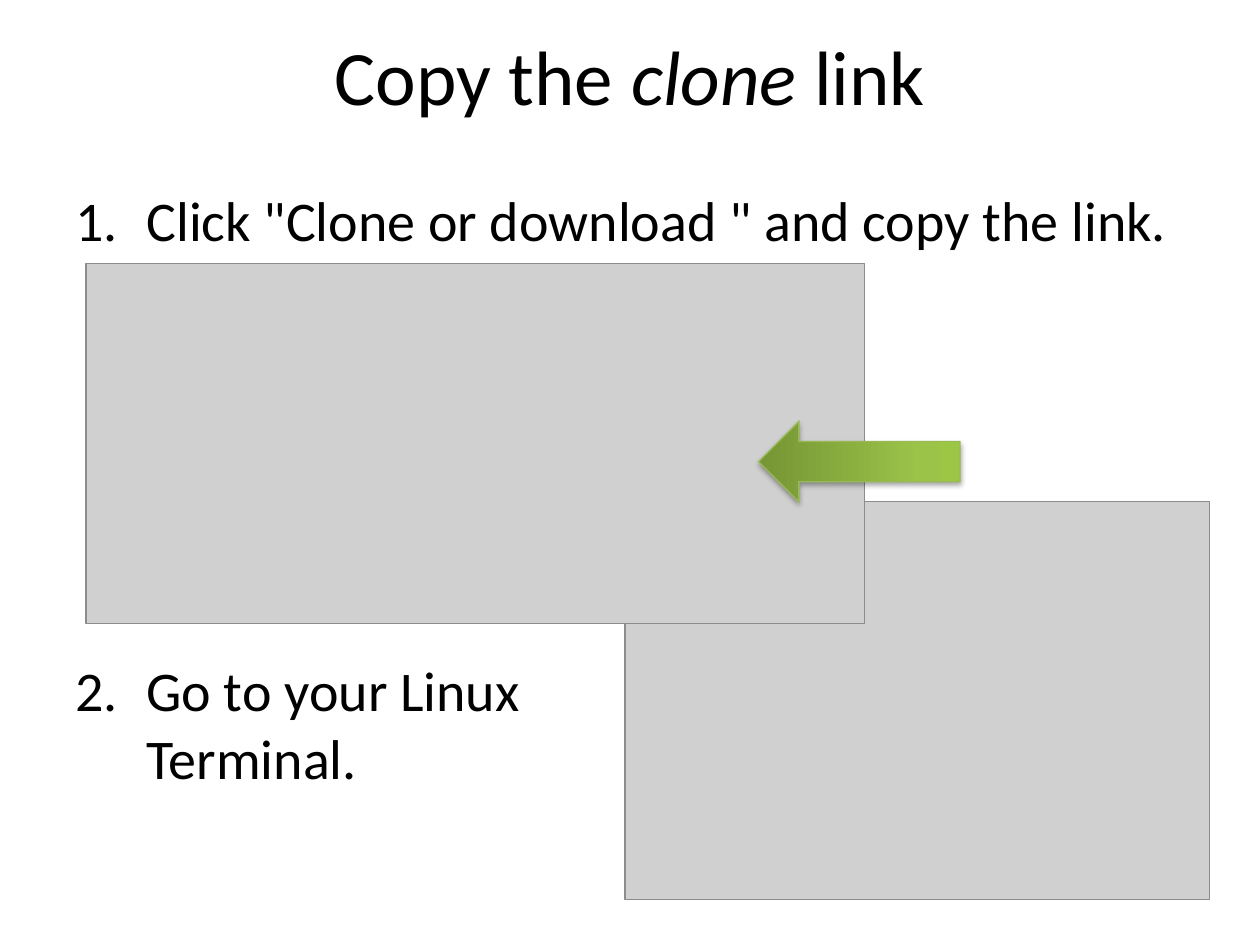
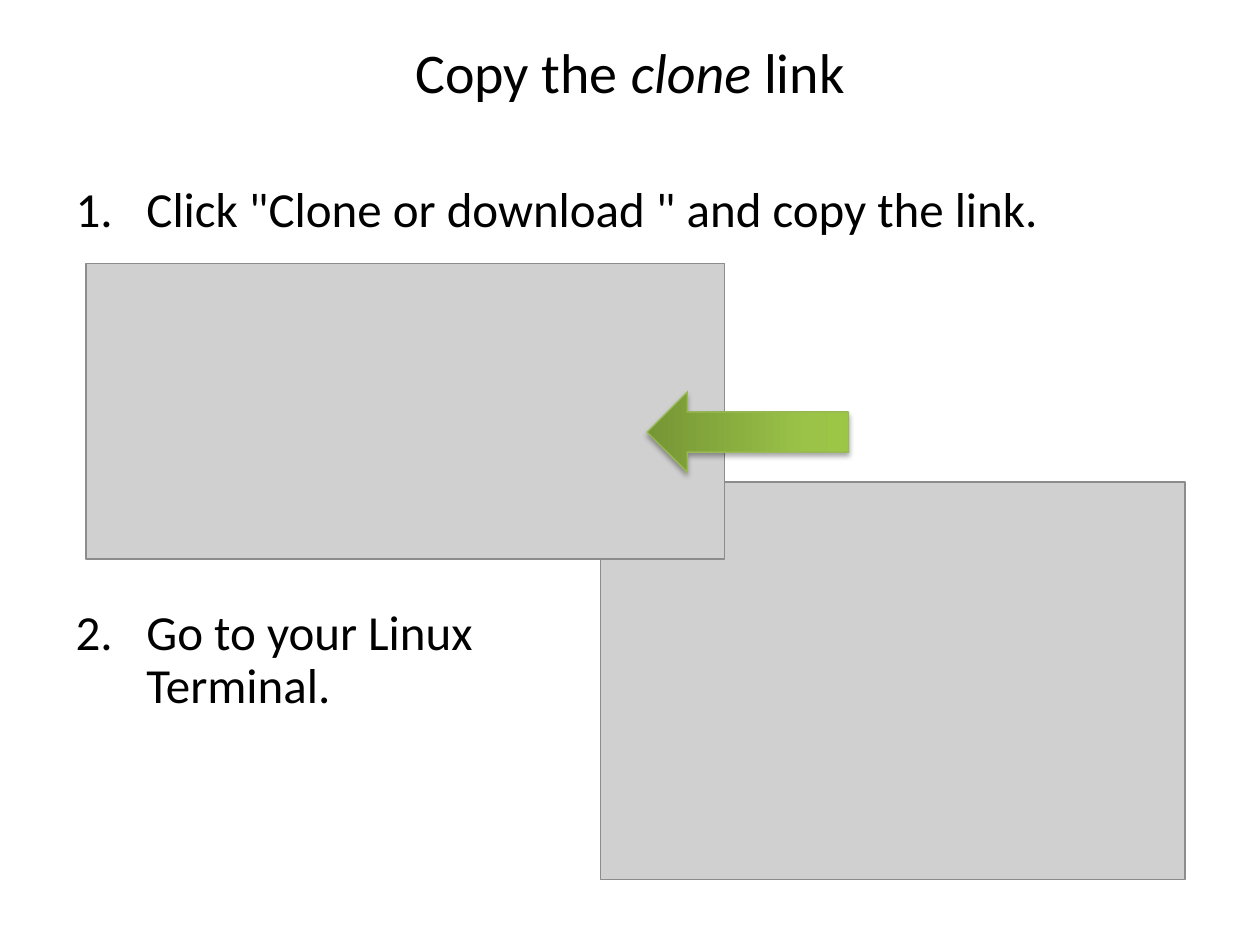
Before and after one commit to ncasuk/ncas-isc, a slide deck: slide 11 of shell/presentations/01_git1.pptx. Drawn at 1260x945 pixels with LibreOffice and Linux fonts; fonts in the diff are those of the drawing; grey boxes stand for pictures; background and template pictures are left out. Boxes give left, top, right and bottom in pixels: in the first picture for what was removed or moved away, otherwise in the second. Text is boxed around its words. In the diff, an @@ line names an element or a change of style, - is before the commit and + after.

```diff
--- a/shell/presentations/01_git1.pptx
+++ b/shell/presentations/01_git1.pptx
@@ title "Copy the clone link" at [415, 54, 844, 102]: size 44 to 32 pt; line spacing 1 to 0.9 @@
@@ text "Click "Clone or download " ..." at [146, 193, 1038, 704]: size 32 to 28 pt; line spacing 1 to 0.9; more space between paragraphs @@
@@ picture: place and size @@
-picture at [86, 263, 864, 624]
+picture at [86, 263, 724, 559]
@@ down arrow: place and size @@
-down arrow at [759, 421, 960, 501]
+down arrow at [648, 392, 849, 472]
@@ picture: place and size @@
-picture at [625, 501, 1210, 898]
+picture at [601, 483, 1186, 879]
```
Also in this commit, not shown: 12 other slides changed, 4 other files.
